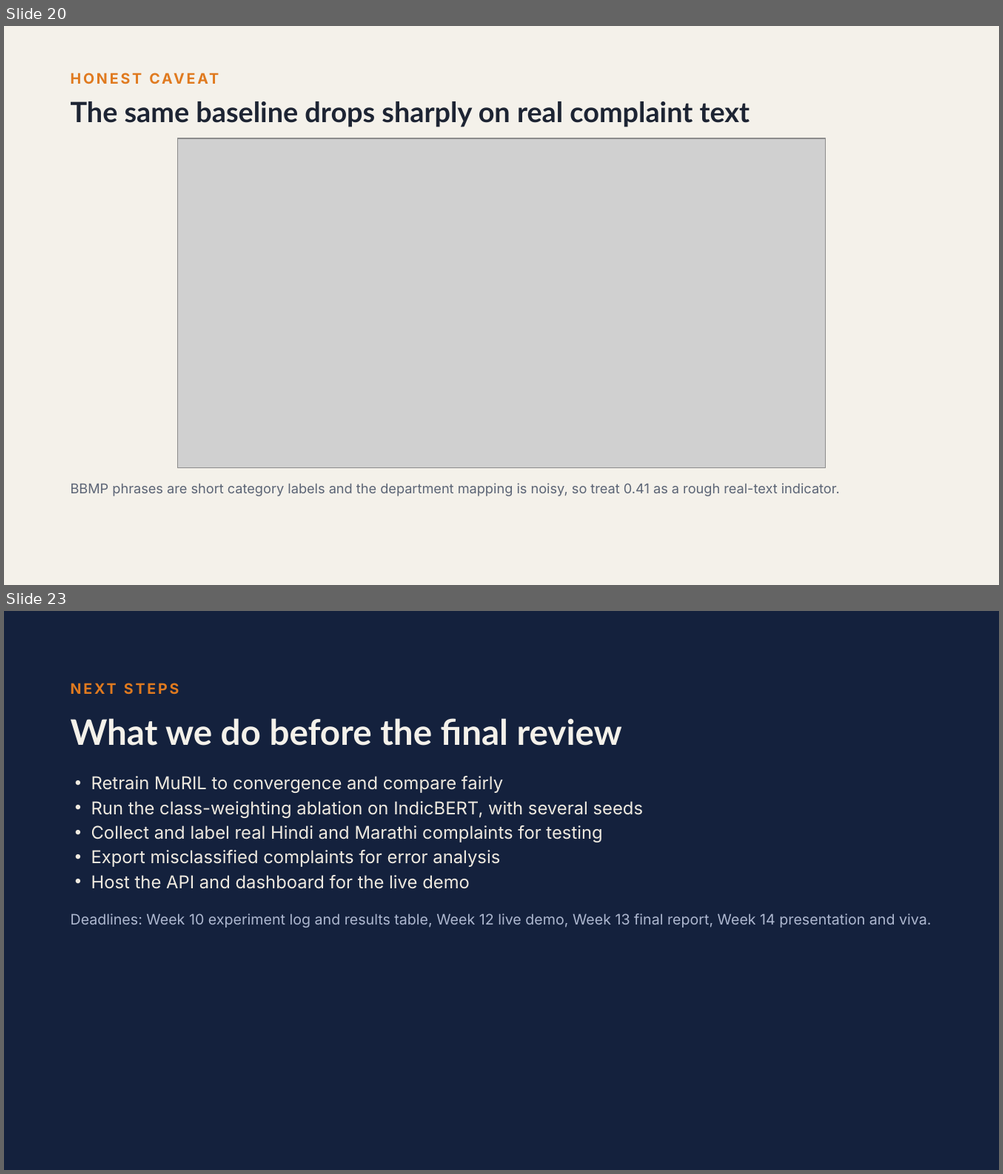
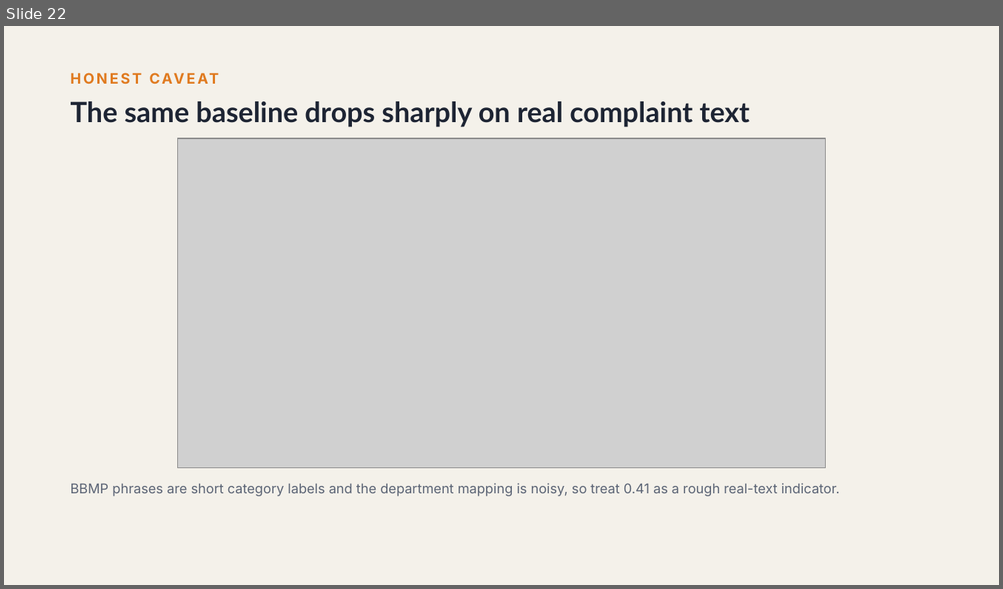
Before and after one commit to sam131725/public_grievenes, a slide deck: docs/slides/P8_Mid-term_Review.pptx. Shown one above the other, each under a label of ours: slides 20 and 23 before the commit, slide 22 after it; the slides between them are not shown. The pictures are 1003x1174 and 1003x589 pixels, drawn with LibreOffice and Linux fonts; fonts in the diff are those of the drawing; grey boxes stand for pictures. Boxes give left, top, right and bottom in pixels: in the first picture for what was removed or moved away, otherwise in the second. Text is boxed around its words. In the diff, an @@ line names an element or a change of style, - is before the commit and + after.

```diff
--- a/docs/slides/P8_Mid-term_Review.pptx
+++ b/docs/slides/P8_Mid-term_Review.pptx
@@ slide 23 removed at <box>4,611,999,1170</box>, background #14213D @@
@@ text removed at <box>71,678,959,699</box> @@
-NEXT STEPS
@@ title removed at <box>71,718,622,746</box> @@
-What we do before the final review
@@ text removed at <box>91,776,643,889</box> @@
-• Retrain MuRIL to convergence and compare fairly
-• Run the class-weighting ablation on IndicBERT, with several seeds
-• Collect and label real Hindi and Marathi complaints for testing
-• Export misclassified complaints for error analysis
-• Host the API and dashboard for the live demo
@@ text removed at <box>71,914,930,928</box> @@
-Deadlines: Week 10 experiment log and results table, Week 12 live demo, Week 13 final report, Week 14 presentation and viva.
@@ what was slide 20 is now slide 22 @@
```
Also in this commit, not shown: 4 slides changed, 3 slides added, 1 other slide removed.
